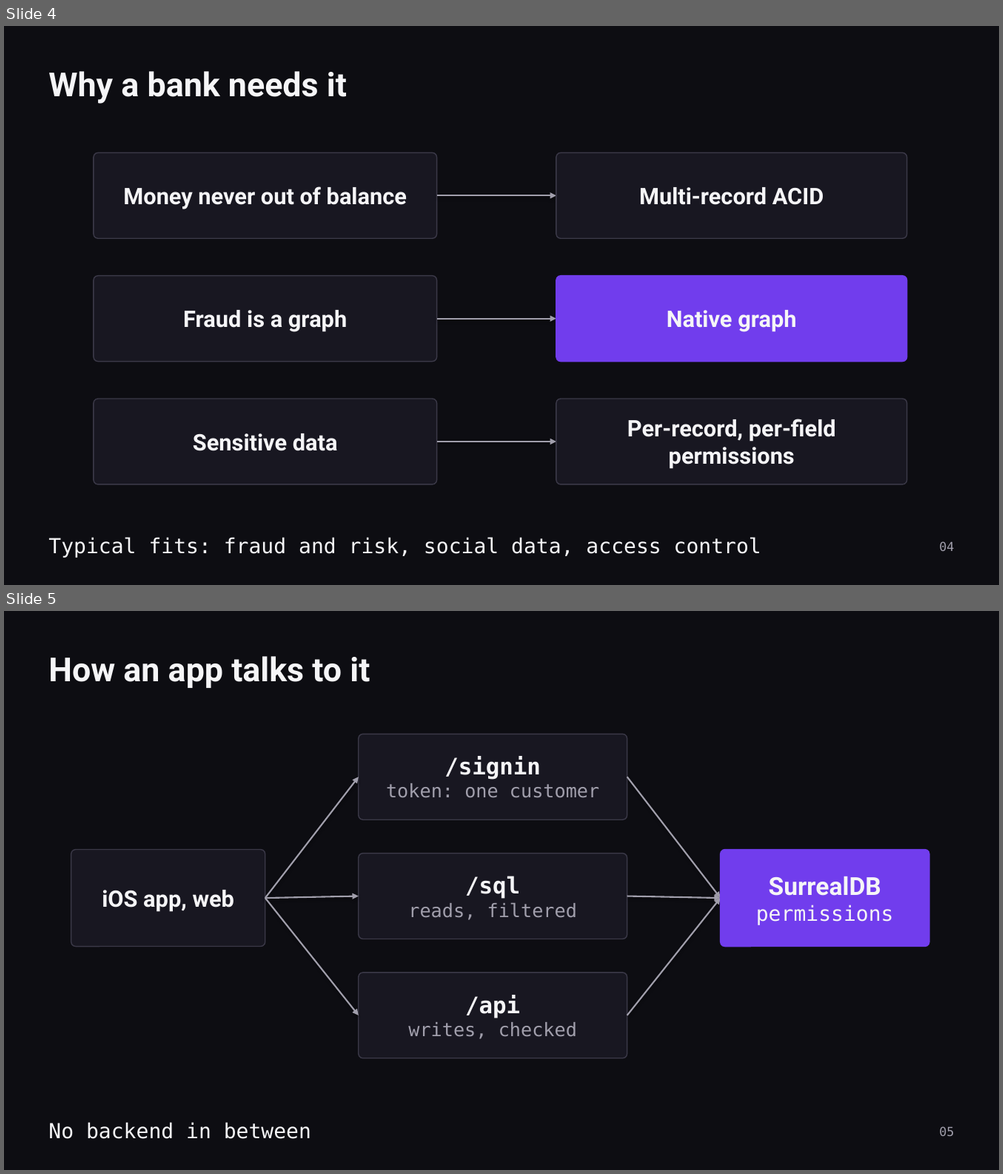
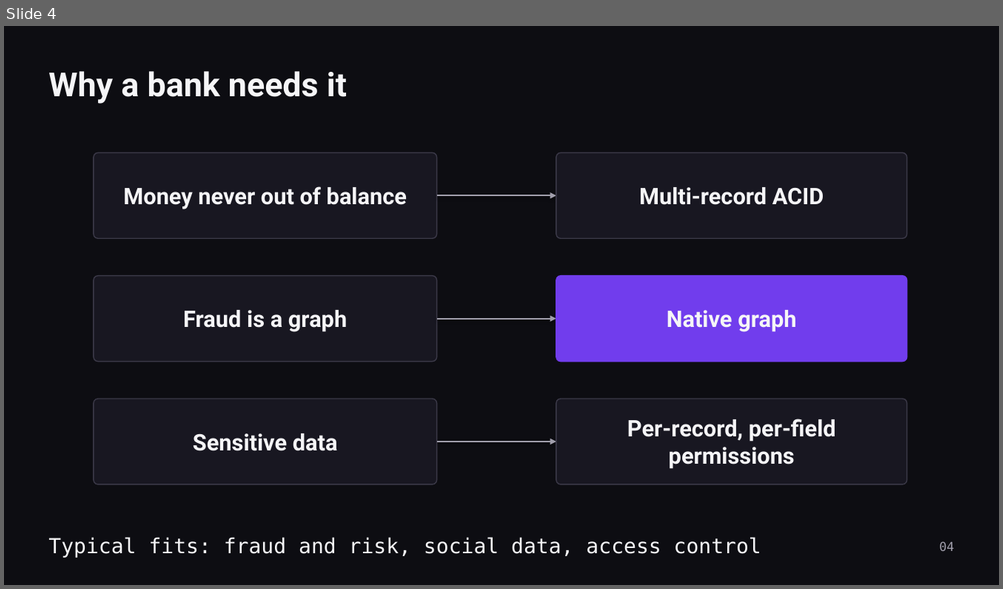
Before and after one commit to Dominican-Express/dominican-ios, a slide deck: presentation/dominican-express.pptx. Shown one above the other, each under a label of ours: slides 4 and 5 before the commit, slide 4 after it. The pictures are 1003x1174 and 1003x589 pixels, drawn with LibreOffice and Linux fonts; fonts in the diff are those of the drawing. Boxes give left, top, right and bottom in pixels: in the first picture for what was removed or moved away, otherwise in the second. Text is boxed around its words. In the diff, an @@ line names an element or a change of style, - is before the commit and + after.

```diff
--- a/presentation/dominican-express.pptx
+++ b/presentation/dominican-express.pptx
@@ slide 5 removed at (4, 611, 999, 1170), background #0D0D12 @@
@@ text removed at (48, 656, 370, 688) @@
-How an app talks to it
@@ rounded rectangle removed at (358, 734, 627, 820) @@
-/signin
-token: one customer
@@ arrow removed from (265, 898) to (358, 777) @@
@@ arrow removed from (627, 777) to (720, 898) @@
@@ rounded rectangle removed at (71, 850, 265, 947) @@
-iOS app, web
@@ rounded rectangle removed at (358, 854, 627, 940) @@
-/sql
-reads, filtered
@@ rounded rectangle removed at (720, 850, 929, 947) @@
-SurrealDB
-permissions
@@ arrow removed from (265, 898) to (358, 897) @@
@@ arrow removed from (265, 898) to (358, 1015) @@
@@ arrow removed from (627, 897) to (720, 898) @@
@@ arrow removed from (627, 1015) to (720, 898) @@
@@ rounded rectangle removed at (358, 973, 627, 1059) @@
-/api
-writes, checked
@@ text removed at (48, 1122, 311, 1139) @@
-No backend in between
@@ text removed at (939, 1127, 953, 1136) @@
-05
```
Also in this commit, not shown: 8 slides changed, 3 slides added, 2 other slides removed, 2 other files.
